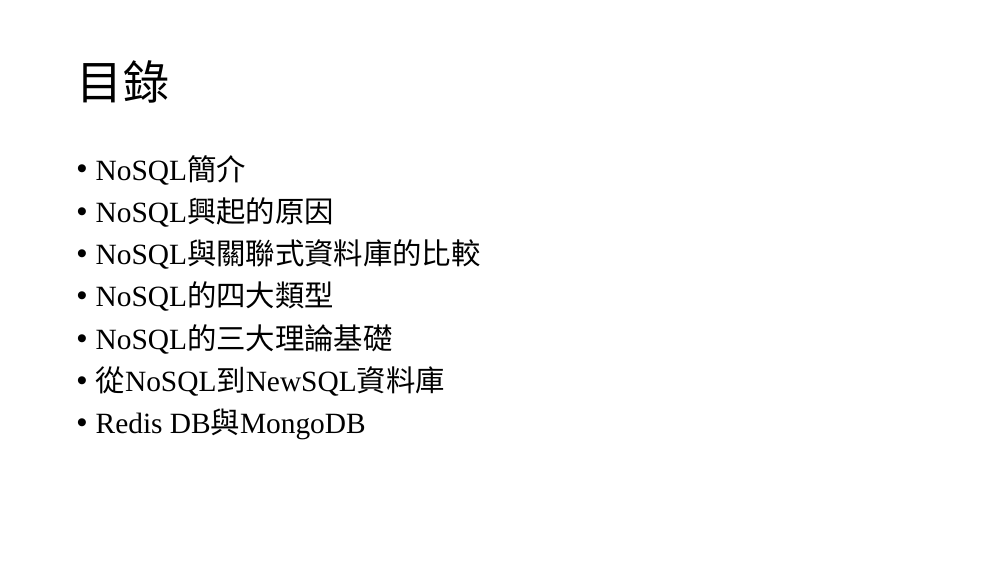
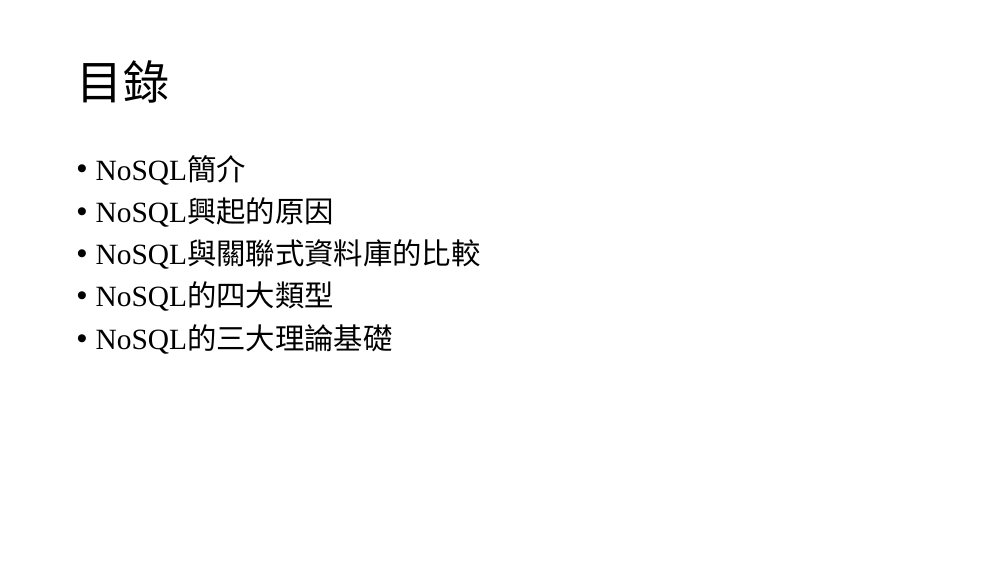
Before and after one commit to YuLiYangBryant/NoSQLReport, a slide deck: slide 2 of NoSQL.pptx. Drawn at 1008x567 pixels with LibreOffice and Linux fonts; fonts in the diff are those of the drawing. Boxes give left, top, right and bottom in pixels: in the first picture for what was removed or moved away, otherwise in the second. Text is boxed around its words. In the diff, an @@ line names an element or a change of style, - is before the commit and + after.

Commit message:
update ppt finish

```diff
--- a/NoSQL.pptx
+++ b/NoSQL.pptx
@@ text at <box>96,366,445,440</box>: paragraphs removed @@
-• 從NoSQL到NewSQL資料庫
-• Redis DB與MongoDB
```
Also in this commit, not shown: 2 other slides changed, 6 slides added, 14 slides removed.
